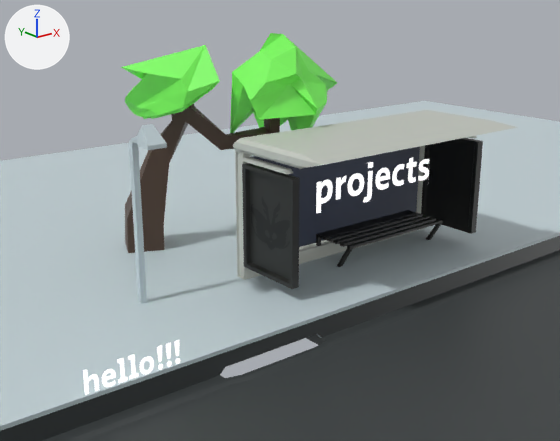
What one commit did to the glTF model public/models/websitetest.glb.
The view is the same before and after, from a 50 mm camera at (-15.4, -18.7, 15.2) aimed at (7.4, 9.8, 3.8). Lighting does not change. The marker at upper left points along +X, +Y and +Z. Where no turn or scale is listed for an object, it has been applied to the vertices.
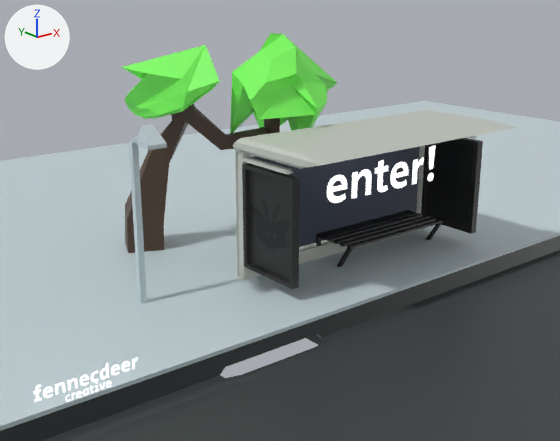
Pixel boxes [x1, y1, x2, y2] of what changed, in the pictures (560 x 441 px):
'text2', surface changed, moved
    before: [316, 158, 430, 213]
    after: [326, 145, 436, 203]
'text1', moved
    before: [83, 340, 180, 395]
    after: [34, 358, 137, 402]

The change, as a diff of the scene's bpy script:
```diff
--- a/public/models/websitetest.glb.py
+++ b/public/models/websitetest.glb.py
@@ img_enter @@
+img_enter = load_image('enter', '_unpacked/enter', 740, 203, 'sRGB')
@@ img_text287 @@
+img_text287 = load_image('text287', '_unpacked/text287', 1414, 334, 'sRGB')
@@ mat_material_001 @@
 mat_material_001 = principled_material('Material.001')
-mat_material_001.texture = img_hello  # with its transparency
+mat_material_001.texture = img_text287  # with its transparency
 mat_material_001.emission_strength = 1.0
@@ mat_material_002 @@
 mat_material_002 = principled_material('Material.002')
-mat_material_002.texture = img_projects  # with its transparency
+mat_material_002.texture = img_enter  # with its transparency
 mat_material_002.emission_strength = 1.0
@@ ob_text1 @@
 ob_text1 = bpy.data.objects.new('text1', me_plane)
-ob_text1.location = (-3.6, 4.64, 1.57)
+ob_text1.location = (-5.4, 4.64, 1.57)
@@ ob_text2 @@
 ob_text2 = bpy.data.objects.new('text2', me_plane_002)
-ob_text2.location = (11.64, 7.49, 5.57)
+ob_text2.location = (12.94, 8.22, 5.57)
```
